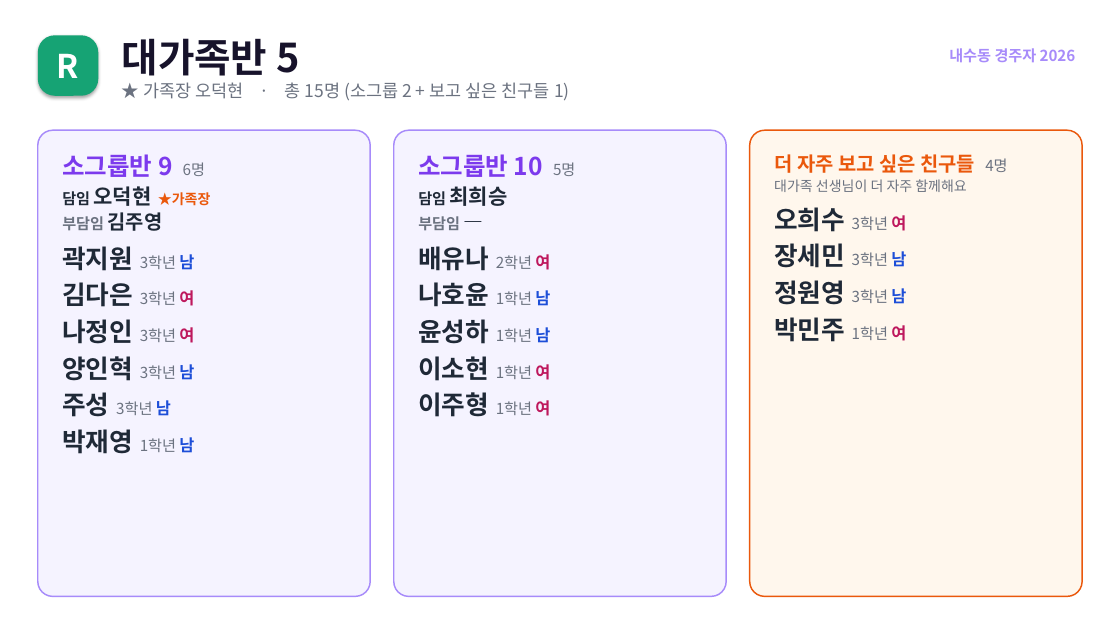
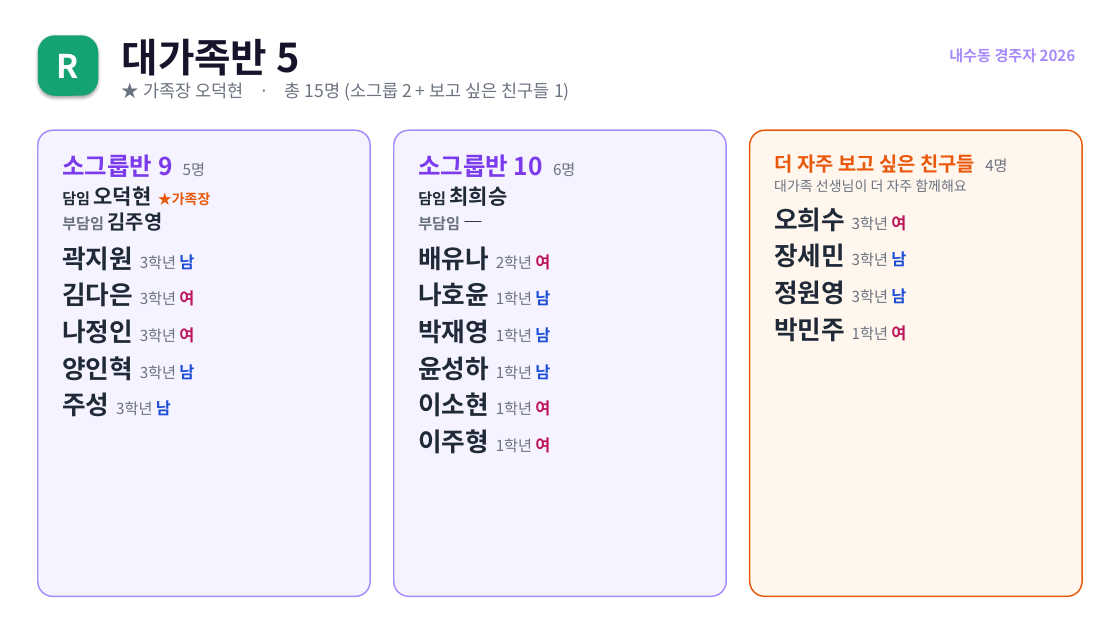
Before and after one commit to Tommyseok/nsdhs-2026-h1, a slide deck: slide 6 of lineup.pptx. Drawn at 1120x630 pixels with LibreOffice and Linux fonts; fonts in the diff are those of the drawing. Boxes give left, top, right and bottom in pixels: in the first picture for what was removed or moved away, otherwise in the second. Text is boxed around its words. In the diff, an @@ line names an element or a change of style, - is before the commit and + after.

```diff
--- a/lineup.pptx
+++ b/lineup.pptx
@@ text in rounded rectangle at box(62, 154, 205, 177): text changed @@
-소그룹반 9 6명
+소그룹반 9 5명
@@ text in rounded rectangle at box(418, 154, 575, 177): text changed @@
-소그룹반 10 5명
+소그룹반 10 6명
@@ text in rounded rectangle at box(418, 319, 550, 344): paragraph added @@
+박재영 1학년 남
@@ text in rounded rectangle at box(62, 429, 194, 454): paragraph removed @@
-박재영 1학년 남
```
Also in this commit, not shown: 1 other slide changed, 14 other files.
